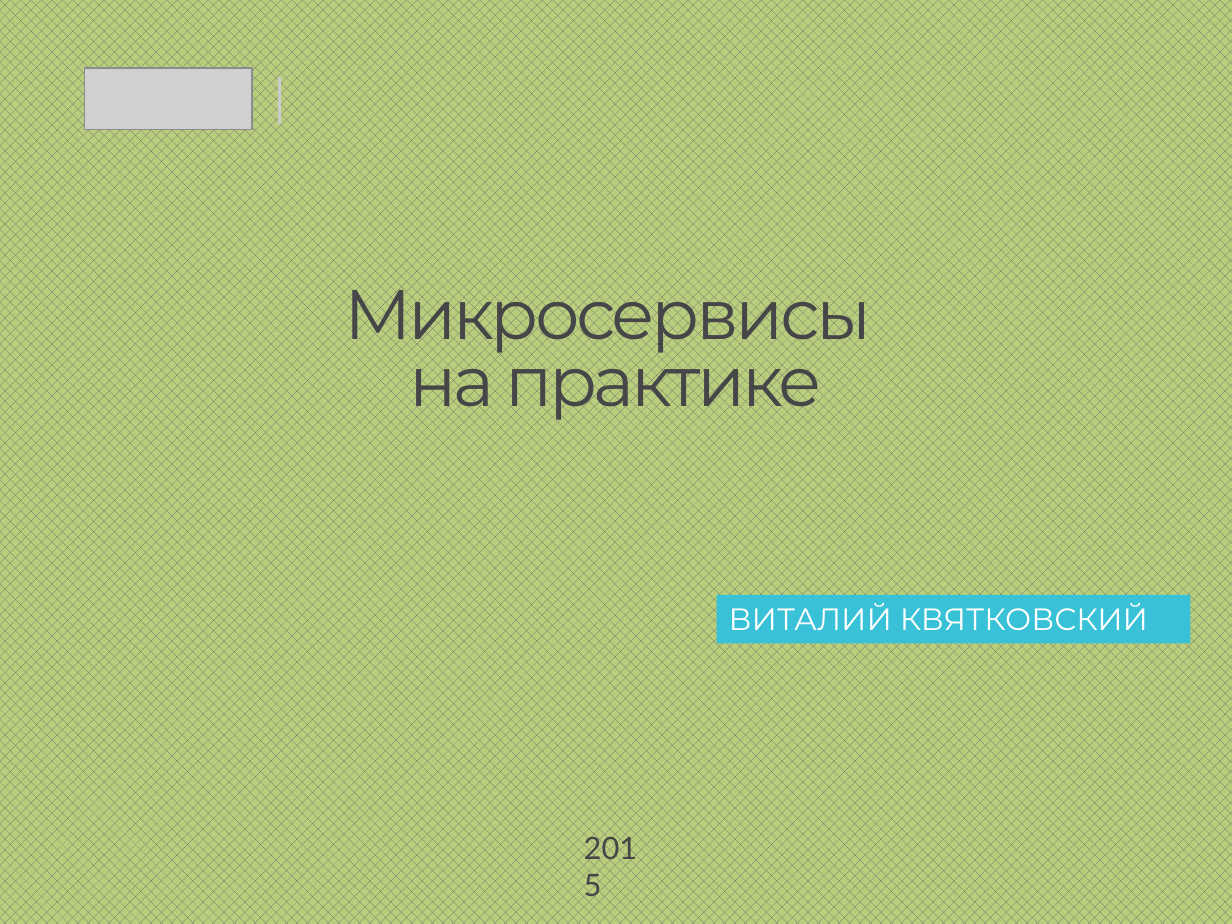
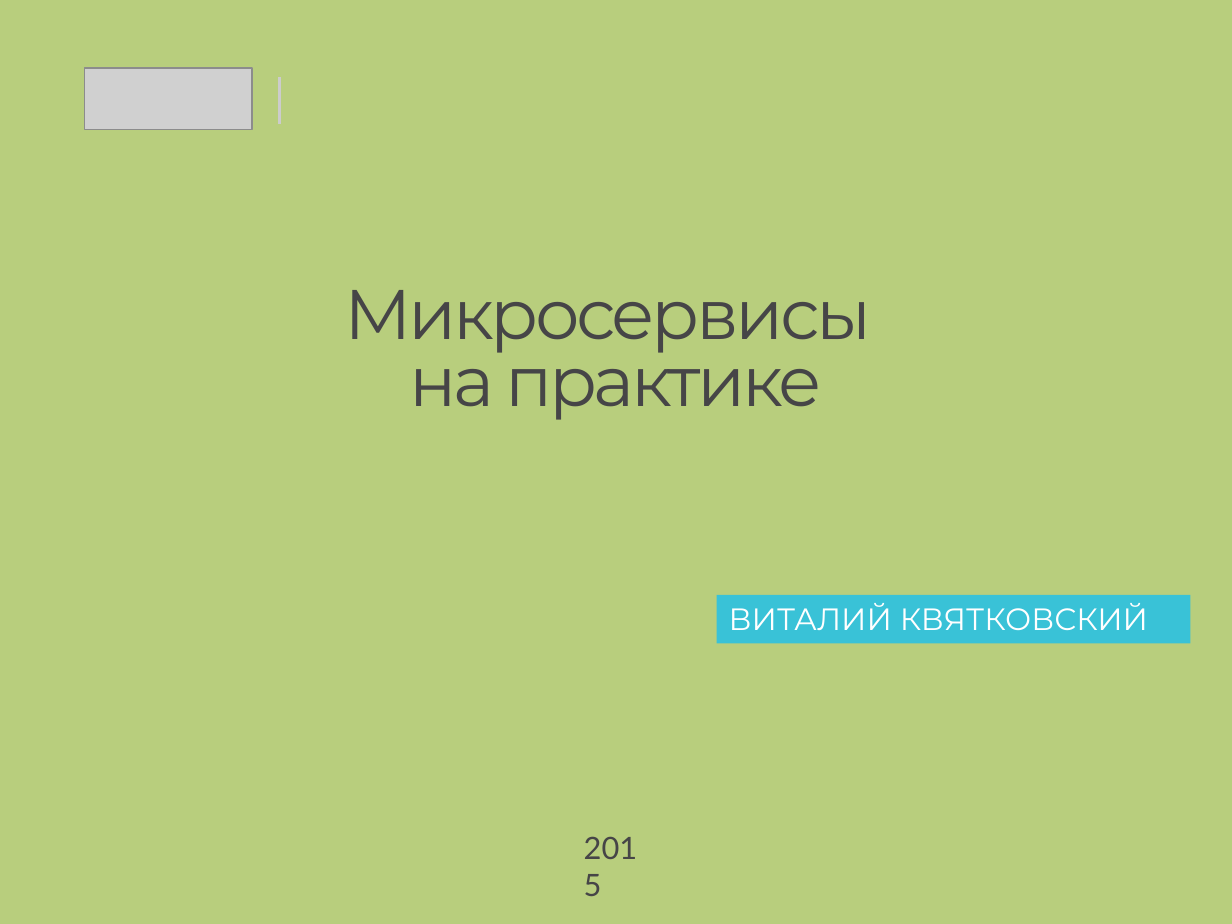
Before and after one commit to vitali-kviatkouski/personal, a slide deck: slide 1 of Microservices_Template.pptx. Drawn at 1232x924 pixels with LibreOffice and Linux fonts; fonts in the diff are those of the drawing; grey boxes stand for pictures. Boxes give left, top, right and bottom in pixels: in the first picture for what was removed or moved away, otherwise in the second. Text is boxed around its words. In the diff, an @@ line names an element or a change of style, - is before the commit and + after.

```diff
--- a/Microservices_Template.pptx
+++ b/Microservices_Template.pptx
@@ background pattern #666666 on #B8CE7D to #B8CE7D @@
```
Also in this commit, not shown: 4 other slides changed, 3 slides added.
